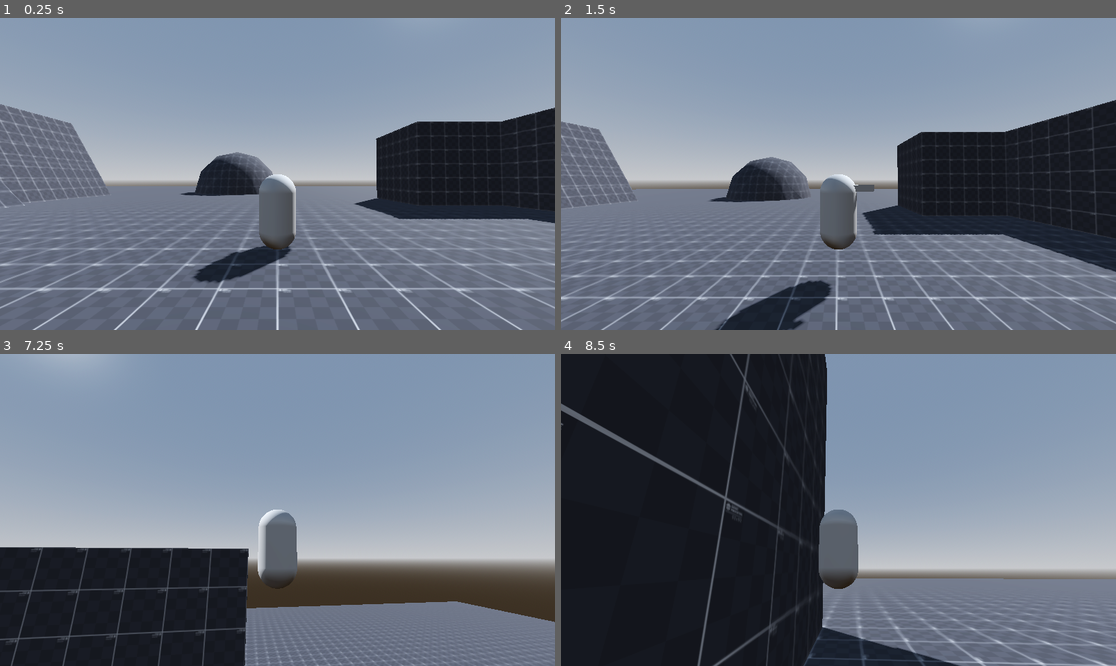
Above: before the commit, frames 1-4 (two rows, left to right).
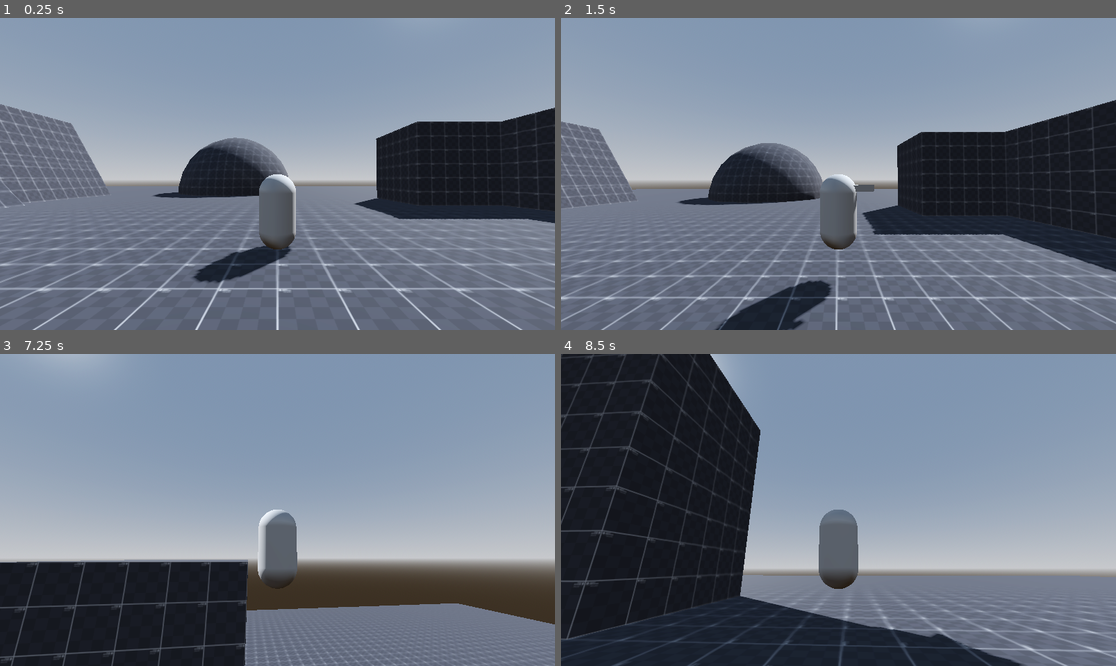
Above: after the commit, the same moments.

Repository: freddder/MountainGame
Game: Godot game, scene res://main_level.tscn
Two runs of this game, one before a commit and one after it. Both use one fixed random seed, a clock stepped at 60 frames per second and the inputs below.
Inputs (mouse positions are in pixels of both pictures, inside the frame that each line leads up to):
- Up to frame 1 (0.25 s): no input
- Up to frame 2 (1.5 s): tap Enter at 0.5 s; move the mouse to (960, 158) at 0.52 s; hold D (move_right) 0.53-1.28 s; hold Space (jump) 0.53-1.28 s; move the mouse to (727, 189) at 1.27 s; hold S (move_back) from 1.28 s (still down); click (727, 189) at 1.35 s
- Up to frame 3 (7.25 s): tap Space (jump) at 1.52, 1.55, 1.82, 3.02, 3.05, 3.32, 4.52, 4.55, 4.82, 6.02, 6.05, 6.32 s; move the mouse to (288, 503) at 2.02 s; release S (move_back) at 2.03 s; hold Space (jump) 2.03-2.78 s; hold W (move_forward) 2.03-5.78 s; move the mouse to (271, 516) at 2.77 s; click (271, 516) at 2.85 s; move the mouse to (316, 513) at 3.52 s; hold Space (jump) 3.53-4.28 s; move the mouse to (233, 506) at 4.27 s; click (233, 506) at 4.35 s; move the mouse to (283, 510) at 5.02 s; hold Space (jump) 5.03-5.78 s; move the mouse to (255, 503) at 5.77 s; hold D (move_right) 5.78-6.53 s; click (255, 503) at 5.85 s; move the mouse to (305, 510) at 6.52 s; hold W (move_forward) from 6.53 s (still down); hold Space (jump) from 6.53 s (still down)
- Up to frame 4 (8.5 s): keep holding W (move_forward); move the mouse to (810, 510) at 7.27 s; release Space (jump) at 7.28 s; click (810, 510) at 7.35 s; tap Space (jump) at 7.52, 7.55, 7.82 s; move the mouse to (849, 503) at 8.02 s; hold Space (jump) from 8.03 s (still down)

The runs differ from the first frame. In frame 1, 1.8% of the frame differs, in the area x 27-52%, y 38-58%; in frame 2, 2.3%; in frame 3, 3.8%; in frame 4, 19%, in the area x 0-100%, y 0-100%.

Commit message:
Climbing now moves around corners and along slanted walls

Diff:
--- a/Player/player.gd
+++ b/Player/player.gd
@@ -3,15 +3,21 @@
 
 @export_group("Camera")
 @export var camera_sensitivity: float = .35
-var camera_input_direction := Vector2.ZERO
+var camera_input_direction: Vector2 = Vector2.ZERO
 
 @onready var camera_target: Node3D = $CameraTarget
-@onready var wall_check: RayCast3D = $Mesh/WallCheck
-@onready var wall_top_check: RayCast3D = $Mesh/WallTopCheck
+@onready var top_checks_parent: Node3D = $Mesh/UpperChecks
+@onready var bot_checks_parent: Node3D = $Mesh/BottomChecks
+var wall_checks: Array[RayCast3D] = []
 
-# Called when the node enters the scene tree for the first time.
 func _ready():
-	pass
+	for check in top_checks_parent.get_children():
+		if check is RayCast3D:
+			wall_checks.push_back(check)
+
+	for check in bot_checks_parent.get_children():
+		if check is RayCast3D:
+			wall_checks.push_back(check)
 
 # Called every frame. 'delta' is the elapsed time since the previous frame.
 func _process(delta):
@@ -48,6 +54,20 @@
 	if event.is_action_pressed("ui_cancel"):
 		Input.mouse_mode = Input.MOUSE_MODE_VISIBLE
 
+func get_average_wall_checks_normal() -> Vector3:
+	var checks_count = 0
+	var normal_sum = Vector3.ZERO
+	for check in wall_checks:
+		if !check.is_colliding():
+			continue
+
+		normal_sum += check.get_collision_normal()
+		checks_count += 1
+
+	if checks_count == 0:
+		return Vector3.ZERO
+	return normal_sum / checks_count
+
 func get_best_wall_collision() -> KinematicCollision3D:
 	var highest_dot = 0
 	var best_collision = null
@@ -60,10 +80,8 @@
 		var target_horizontal = camera_target.transform.basis.z * input_dir.y + camera_target.transform.basis.x * input_dir.x
 		target_horizontal.y = 0
 		var dot = target_horizontal.normalized().dot(-collision.get_normal().normalized()) # wrong as hell
-		if get_slide_collision_count() > 2:
-			print(dot)
 		if dot > highest_dot:
 			highest_dot = dot
 			best_collision = collision
-	print("")
+
 	return best_collision
--- a/Player/player.tscn
+++ b/Player/player.tscn
@@ -10,11 +10,17 @@
 
 [sub_resource type="PrismMesh" id="PrismMesh_8a52o"]
 
+[sub_resource type="SphereMesh" id="SphereMesh_02nkx"]
+
+[sub_resource type="StandardMaterial3D" id="StandardMaterial3D_wbsip"]
+albedo_color = Color(0, 1, 0, 1)
+
 [sub_resource type="CapsuleShape3D" id="CapsuleShape3D_4lit3"]
 
 [sub_resource type="SphereShape3D" id="SphereShape3D_u1kto"]
 
 [node name="Player" type="CharacterBody3D"]
+floor_snap_length = 0.4
 script = ExtResource("1_4s51k")
 
 [node name="Mesh" type="Node3D" parent="."]
@@ -28,12 +34,53 @@
 mesh = SubResource("PrismMesh_8a52o")
 skeleton = NodePath("../..")
 
-[node name="WallCheck" type="RayCast3D" parent="Mesh"]
-transform = Transform3D(1, 0, 0, 0, 1, 0, 0, 0, 1, 0, -0.709849, 0)
+[node name="DebugSphere" type="MeshInstance3D" parent="Mesh"]
+transform = Transform3D(0.33, 0, 0, 0, 0.33, 0, 0, 0, 0.33, 0, 0, 0)
+mesh = SubResource("SphereMesh_02nkx")
+surface_material_override/0 = SubResource("StandardMaterial3D_wbsip")
+
+[node name="UpperChecks" type="Node3D" parent="Mesh"]
+transform = Transform3D(1, 0, 0, 0, 1, 0, 0, 0, 1, 0, 0.496725, 0)
+
+[node name="Front" type="RayCast3D" parent="Mesh/UpperChecks"]
 target_position = Vector3(0, 0, -1)
 
-[node name="WallTopCheck" type="RayCast3D" parent="Mesh"]
-transform = Transform3D(1, 0, 0, 0, 1, 0, 0, 0, 1, 0, 0.189604, 0)
+[node name="Right45" type="RayCast3D" parent="Mesh/UpperChecks"]
+transform = Transform3D(0.707107, 0, -0.707107, 0, 1, 0, 0.707107, 0, 0.707107, 0, 0, 0)
+target_position = Vector3(0, 0, -1)
+
+[node name="Right90" type="RayCast3D" parent="Mesh/UpperChecks"]
+transform = Transform3D(-4.37114e-08, 0, -1, 0, 1, 0, 1, 0, -4.37114e-08, 0, 0, 0)
+target_position = Vector3(0, 0, -1)
+
+[node name="Left45" type="RayCast3D" parent="Mesh/UpperChecks"]
+transform = Transform3D(0.707107, 0, 0.707107, 0, 1, 0, -0.707107, 0, 0.707107, 0, 0, 0)
+target_position = Vector3(0, 0, -1)
+
+[node name="Left90" type="RayCast3D" parent="Mesh/UpperChecks"]
+transform = Transform3D(-4.37114e-08, 0, 1, 0, 1, 0, -1, 0, -4.37114e-08, 0, 0, 0)
+target_position = Vector3(0, 0, -1)
+
+[node name="BottomChecks" type="Node3D" parent="Mesh"]
+transform = Transform3D(1, 0, 0, 0, 1, 0, 0, 0, 1, 0.00268364, -0.765419, -0.00119472)
+
+[node name="Front" type="RayCast3D" parent="Mesh/BottomChecks"]
+target_position = Vector3(0, 0, -1)
+
+[node name="Right45" type="RayCast3D" parent="Mesh/BottomChecks"]
+transform = Transform3D(0.707107, 0, -0.707107, 0, 1, 0, 0.707107, 0, 0.707107, 0, 0, 0)
+target_position = Vector3(0, 0, -1)
+
+[node name="Right90" type="RayCast3D" parent="Mesh/BottomChecks"]
+transform = Transform3D(-4.37114e-08, 0, -1, 0, 1, 0, 1, 0, -4.37114e-08, 0, 0, 0)
+target_position = Vector3(0, 0, -1)
+
+[node name="Left45" type="RayCast3D" parent="Mesh/BottomChecks"]
+transform = Transform3D(0.707107, 0, 0.707107, 0, 1, 0, -0.707107, 0, 0.707107, 0, 0, 0)
+target_position = Vector3(0, 0, -1)
+
+[node name="Left90" type="RayCast3D" parent="Mesh/BottomChecks"]
+transform = Transform3D(-4.37114e-08, 0, 1, 0, 1, 0, -1, 0, -4.37114e-08, 0, 0, 0)
 target_position = Vector3(0, 0, -1)
 
 [node name="CollisionShape3D" type="CollisionShape3D" parent="."]
--- a/Player/player_airborne.gd
+++ b/Player/player_airborne.gd
@@ -7,7 +7,6 @@
 
 @onready var body: Player = $"../.."
 @onready var mesh: Node3D = $"../../Mesh"
-@onready var wall_check: RayCast3D = $"../../Mesh/WallCheck"
 
 func enter():
 	pass
--- a/Player/player_climb.gd
+++ b/Player/player_climb.gd
@@ -9,14 +9,15 @@
 
 @onready var body: Player = $"../.."
 @onready var mesh: Node3D = $"../../Mesh"
-@onready var wall_check: RayCast3D = $"../../Mesh/WallCheck"
-@onready var wall_top_check: RayCast3D = $"../../Mesh/WallTopCheck"
+@onready var collision_shape: CollisionShape3D = $"../../CollisionShape3D"
+@onready var debug_sphere = $"../../Mesh/DebugSphere"
 
 func enter():
 	body.velocity = Vector3.ZERO
 
 func exit():
 	is_jumping = false
+	debug_sphere.global_position = body.global_position
 
 func update(delta: float):
 	pass
@@ -26,18 +27,16 @@
 		ChangeState.emit("grounded")
 		return
 
-	if !wall_check.is_colliding():
+	var normal = body.get_average_wall_checks_normal()
+	if normal == Vector3.ZERO:
 		ChangeState.emit("airborne")
 		return
-
-	body.get_best_wall_collision()
 
 	# Movement
 	var input : Vector2 = body.get_input_dir()
 	if Input.is_action_pressed("jump") and !is_jumping:
 		if input.y > 0.0: # Jump away from wall
 			is_jumping = true
-			var normal = wall_check.get_collision_normal()
 			var jump_horizontal_dir = Vector2(normal.x, normal.z).normalized()
 			var jump_dir = Vector3(jump_horizontal_dir.x, 1.0, jump_horizontal_dir.y) * jump_force
 			body.velocity = jump_dir
@@ -48,17 +47,20 @@
 			pass # TODO: regular jumping
 		return
 
-	if wall_check.is_colliding() and !wall_top_check.is_colliding():
-		pass # TODO: jump over edge
+	#if wall_check.is_colliding() and !wall_top_check.is_colliding():
+	#	pass
 
-	var normal = (wall_check.get_collision_normal() + wall_top_check.get_collision_normal()) / 2.0
 	if input != Vector2.ZERO:
-		var rot = -(atan2(normal.z, normal.x) - PI/2)
-		var climb_dir = Vector3(input.x, -input.y, 0.0).rotated(Vector3.UP, rot).normalized()
-		body.velocity = climb_dir * climb_speed - normal * 0.5
-		body.velocity += -normal.normalized() * 0.5
+		var wall_right = Vector3.UP.cross(normal).normalized() # Right direction relative to the wall
+		var wall_up = normal.cross(wall_right).normalized() # Up direction along the wall
+		var climb_dir = (wall_right * input.x + wall_up * -input.y).normalized()
+		body.velocity = climb_dir * climb_speed
+		body.velocity += -normal.normalized()
+
+		var look_pos = body.global_position - normal
+		mesh.look_at(look_pos)
+		collision_shape.look_at(look_pos)
 	else:
-		body.velocity = -normal.normalized() * 0.5
+		body.velocity = Vector3.ZERO
 
-	var look_pos = body.global_position - normal
-	mesh.look_at(look_pos)
+	#debug_sphere.global_position = body.global_position + normal.normalized() * 3.0
--- a/Player/player_grounded.gd
+++ b/Player/player_grounded.gd
@@ -8,12 +8,13 @@
 @onready var body: Player = $"../.."
 @onready var camera_target: Node3D = $"../../CameraTarget"
 @onready var mesh: Node3D = $"../../Mesh"
-@onready var wall_check: RayCast3D = $"../../Mesh/WallCheck"
+@onready var collision_shape: CollisionShape3D = $"../../CollisionShape3D"
 
 func enter():
 	var look_pos = body.global_position + body.velocity
 	look_pos.y = body.global_position.y
 	mesh.look_at(look_pos)
+	collision_shape.look_at(look_pos)
 
 func exit():
 	pass
@@ -45,11 +46,12 @@
 	if Input.is_action_pressed("jump"):
 		vertical_velocity = 10.0
 	elif collision:
-		if wall_check.get_collision_normal().dot(target_horizontal_velocity) < 0:
+		if collision.get_normal().dot(target_horizontal_velocity) < 0:
 			vertical_velocity = 10.0
 
 	body.velocity = Vector3(horizontal_velocity.x, vertical_velocity, horizontal_velocity.z)
 
-	var look_pos = body.global_position + body.velocity
-	look_pos.y = body.global_position.y
-	mesh.look_at(look_pos)
+	if input_direction != Vector2.ZERO:
+		var look_pos = body.global_position + body.velocity
+		look_pos.y = body.global_position.y
+		mesh.look_at(look_pos)
--- a/main_level.tscn
+++ b/main_level.tscn
@@ -49,6 +49,11 @@
 polygon = PackedVector2Array(0, 0, 0, 0.866, 0.5, 0)
 material = SubResource("StandardMaterial3D_cg5as")
 
+[node name="Ramp61" type="CSGPolygon3D" parent="CSGCombiner3D"]
+transform = Transform3D(-4.37114e-07, 0, 10, 0, 10, 0, -10, 0, -4.37114e-07, -7, 0, 19)
+polygon = PackedVector2Array(0, 0, 0, 0.866, 0.5, 0)
+material = SubResource("StandardMaterial3D_cg5as")
+
 [node name="Ramp45" type="CSGPolygon3D" parent="CSGCombiner3D"]
 transform = Transform3D(10, 0, 0, 0, 10, 0, 0, 0, 10, -25, 0, 1)
 polygon = PackedVector2Array(0, 0, 0, 0.707, 0.707, 0)
@@ -91,5 +96,6 @@
 
 [node name="CSGSphere3D" type="CSGSphere3D" parent="CSGCombiner3D"]
 transform = Transform3D(1, 0, 0, 0, 1, 0, 0, 0, 1, -6, 0, -25)
-radius = 6.0
+radius = 8.0
+rings = 13
 material = SubResource("StandardMaterial3D_cg5as")
Not shown: 1 places in Player/player.tscn that only renumber resources
